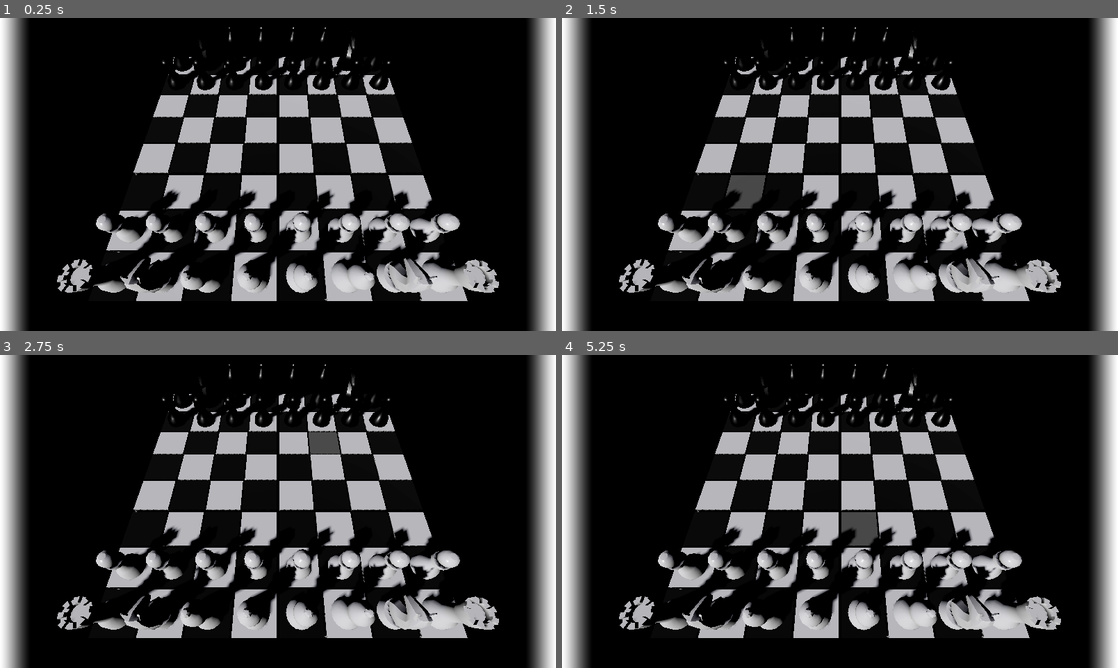
Above: before the commit, frames 1-4 (two rows, left to right).
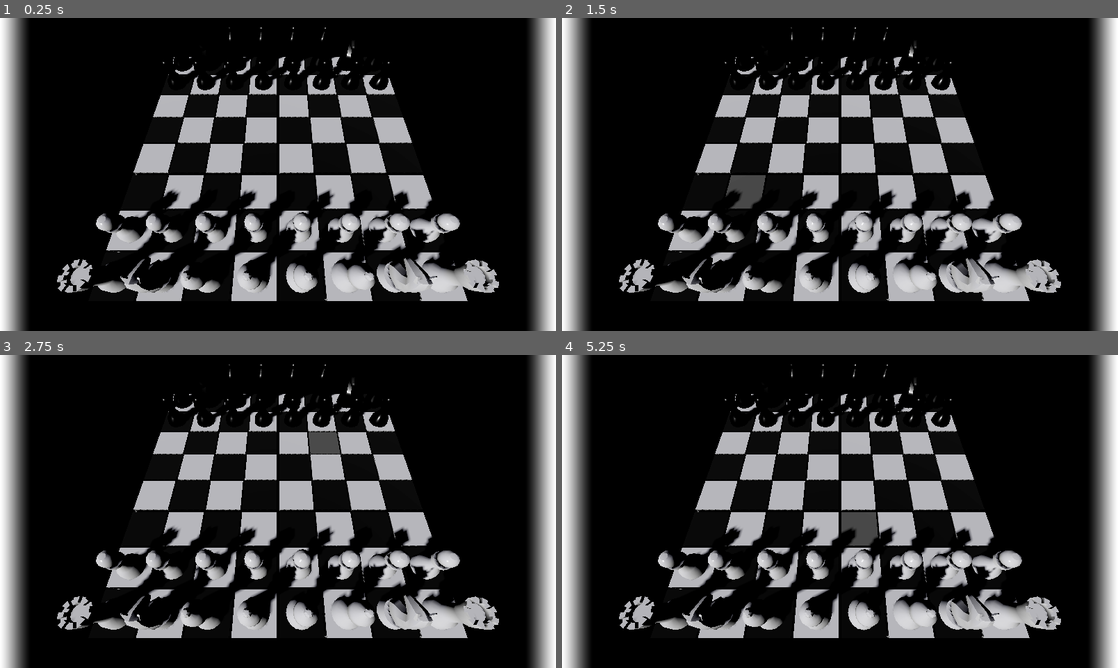
Above: after the commit, the same moments.

Repository: AlterWalrus/godot-chess-3D
Game: Godot game, scene res://scenes/main.tscn
The game is run twice, just before and just after one commit, with the same random seed, the same clock (stepped at 60 frames per second) and the same inputs. A sky picture missing from this copy of the repository is replaced by a grey-blue gradient.
Inputs (mouse positions are in pixels of both pictures, inside the frame that each line leads up to):
- Up to frame 1 (0.25 s): no input
- Up to frame 2 (1.5 s): tap Enter at 0.5 s; move the mouse to (962, 158) at 0.52 s; press the mouse at (962, 158) at 0.53 s; tap Space at 1.25 s; move the mouse to (728, 190) at 1.27 s; release the mouse at (728, 190) at 1.28 s; tap Middle mouse button (move) at 1.35 s
- Up to frame 3 (2.75 s): tap Enter at 2 s; move the mouse to (333, 442) at 2.02 s; press the mouse at (333, 442) at 2.03 s
- Up to frame 4 (5.25 s): tap Space at 2.75, 4.25 s; move the mouse to (812, 574) at 2.77 s; release the mouse at (812, 574) at 2.78 s; tap Middle mouse button (move) at 2.85, 4.35 s; tap Enter at 3.5 s; move the mouse to (1006, 558) at 3.52 s; press the mouse at (1006, 558) at 3.53 s; move the mouse to (673, 464) at 4.27 s; release the mouse at (673, 464) at 4.28 s; move the mouse to (867, 511) at 5.02 s; press the mouse at (867, 511) at 5.03 s

The runs differ from the first frame. In frame 1, 0.2% of the frame differs, in the area x 29-71%, y 2-22%; in frame 2, 0.2%; in frame 3, 0.2%; in frame 4, 0.2%.

Commit message:
changed board list to matrix

Diff:
--- a/scripts/main.gd
+++ b/scripts/main.gd
@@ -1,7 +1,7 @@
 extends Node
 
 var is_white_turn := true
-var board_list: Array[Square] = []
+var board_matrix = []
 var selected_piece: Piece
 var prev_square: Square
 
@@ -73,6 +73,7 @@
 
 func _set_board():
 	for y in range(8):
+		var row = []
 		for x in range(8):
 			var sqr: Square = square_scene.instantiate()
 
@@ -83,23 +84,23 @@
 
 			sqr.square_selected.connect(_on_square_selected)
 
-			board_list.append(sqr)
 			board.add_child(sqr)
+			row.append(sqr)
+		board_matrix.append(row)
 
 
 func _set_pieces():
 	#Pawns
-	for i in range(8, 16):
+	for i in range(8):
 		var bl := Pawn.new()
 		bl.is_white = false
-		bl.position = board_list[i].position
-		board_list[i].piece = bl
+		bl.position = board_matrix[1][i].position
+		board_matrix[1][i].piece = bl
 		board.add_child(bl)
 
-		var j = i+40
 		var wh := Pawn.new()
-		wh.position = board_list[j].position
-		board_list[j].piece = wh
+		wh.position = board_matrix[6][i].position
+		board_matrix[6][i].piece = wh
 		board.add_child(wh)
 
 	#Main line
@@ -108,13 +109,12 @@
 		#Black
 		var nw = line[i].new()
 		nw.is_white = false
-		nw.position = board_list[i].position
-		board_list[i].piece = nw
+		nw.position = board_matrix[0][i].position
+		board_matrix[0][i].piece = nw
 		board.add_child(nw)
 
 		#White
-		var j = i+56
 		nw = line[i].new()
-		nw.position = board_list[j].position
-		board_list[j].piece = nw
+		nw.position = board_matrix[7][i].position
+		board_matrix[7][i].piece = nw
 		board.add_child(nw)
--- a/scripts/piece.gd
+++ b/scripts/piece.gd
@@ -10,7 +10,7 @@
 	var model = MeshInstance3D.new()
 	model.mesh = mesh
 	var mat := StandardMaterial3D.new()
-	mat.roughness = 0.3
+	mat.roughness = 0.2
 	mat.albedo_color = Color.WHITE if is_white else Color.BLACK
 	model.material_override = mat
 	add_child(model)
